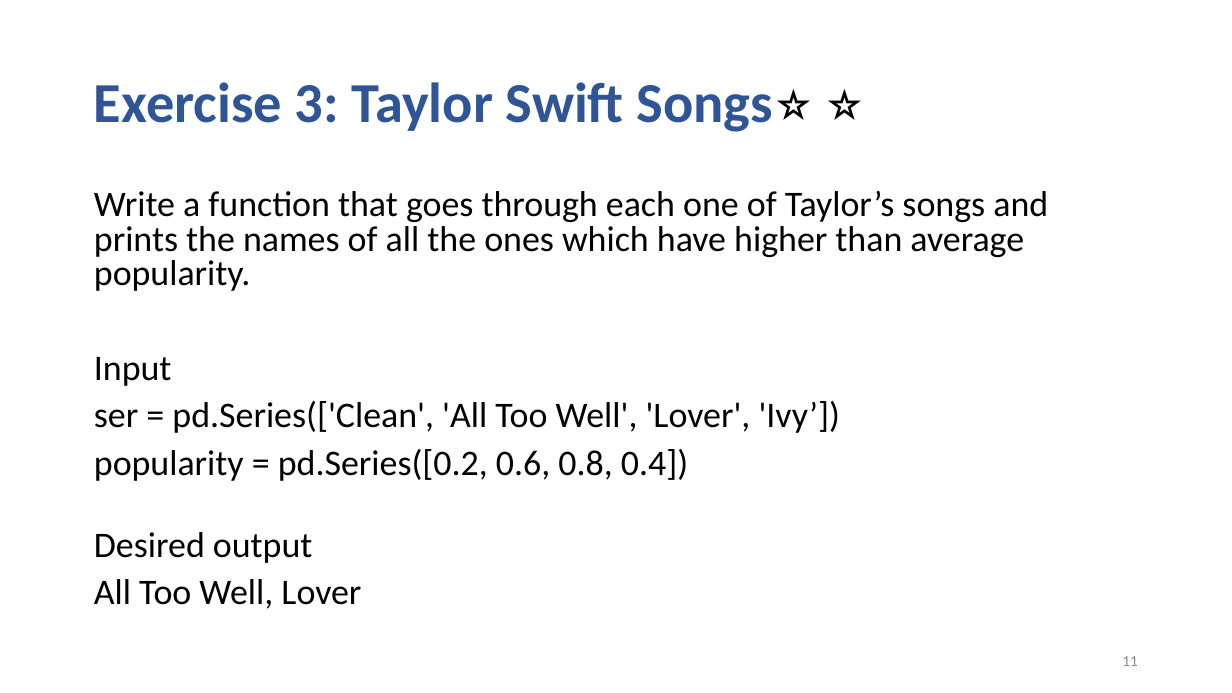
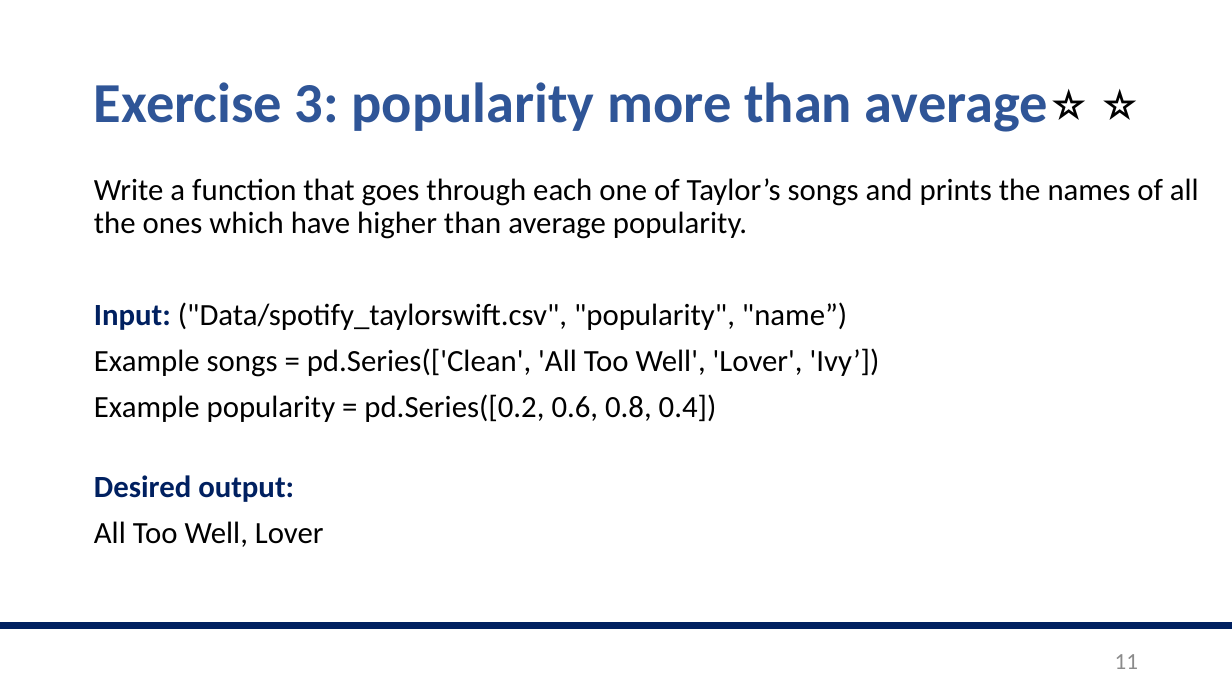
Before and after one commit to valegiunchiglia/2022-Module3-ImperialCollege, a slide deck: slide 11 of Day1/Day1.pptx. Drawn at 1232x693 pixels with LibreOffice and Linux fonts; fonts in the diff are those of the drawing. Boxes give left, top, right and bottom in pixels: in the first picture for what was removed or moved away, otherwise in the second. Text is boxed around its words. In the diff, an @@ line names an element or a change of style, - is before the commit and + after.

```diff
--- a/Day1/Day1.pptx
+++ b/Day1/Day1.pptx
@@ title at (94,82,1048,132): text changed @@
-Exercise 3: Taylor Swift Songs⭐️ ⭐️
+Exercise 3: popularity more than average⭐️ ⭐️
@@ text "Write a function that goes ...": place and size @@
-text "Write a function that goes ..." at (94,190,1048,609)
+text "Write a function that goes ..." at (94,178,1199,547)
@@ text at (94,178,1199,547): size 28 to 24 pt in "Write a function that goes through each ...", "All Too Well, Lover"; line spacing 0.8 to 0.9 @@
@@ text at (94,302,880,502): text changed; size 28 to 24 pt @@
-Input
-ser = pd.Series(['Clean', 'All Too Well', 'Lover', 'Ivy’])
-popularity = pd.Series([0.2, 0.6, 0.8, 0.4])
-Desired output
+Input: ("Data/spotify_taylorswift.csv", "popularity", "name”)
+Example songs = pd.Series(['Clean', 'All Too Well', 'Lover', 'Ivy’])
+Example popularity = pd.Series([0.2, 0.6, 0.8, 0.4])
+Desired output:
@@ line added from (0, 626) to (1232, 626), #002060 6 pt @@
@@ page number at (1115,654,1138,669): size 12 to 18 pt @@
```
Also in this commit, not shown: 17 other slides changed, 2 other files.
